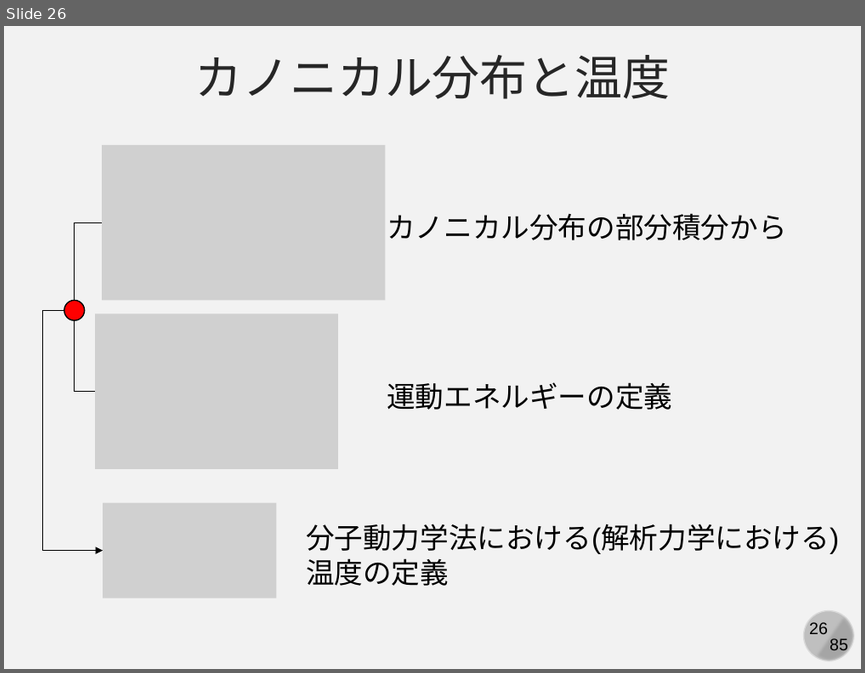
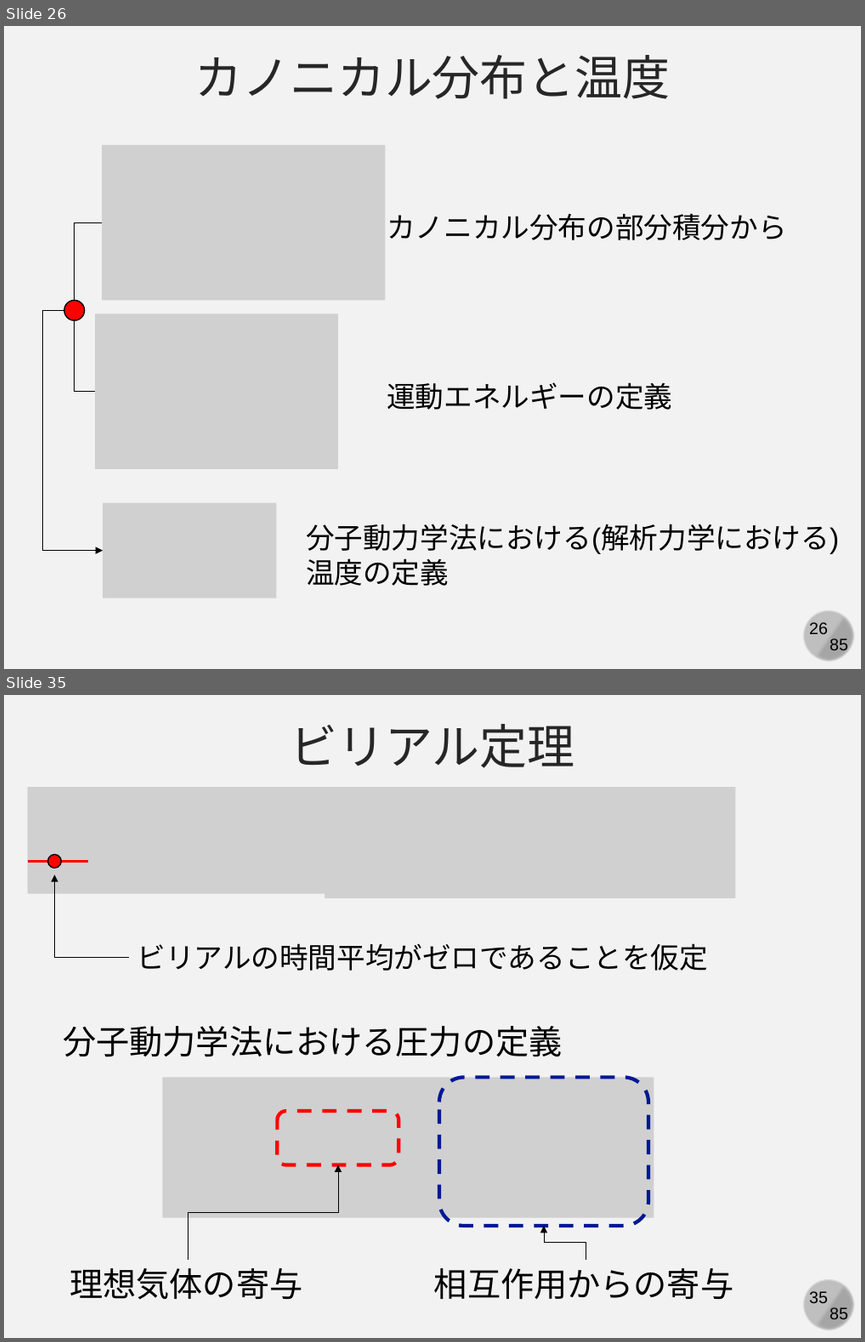
Before and after one commit to kaityo256/simulation_engineering, a slide deck: 06_md_observable/simulation06.pptx. Shown one above the other, each under a label of ours: slide 26 before the commit, slides 26 and 35 after it; the slides between them are not shown. The pictures are 865x673 and 865x1342 pixels, drawn with LibreOffice and Linux fonts; fonts in the diff are those of the drawing; grey boxes stand for pictures. Boxes give left, top, right and bottom in pixels: in the first picture for what was removed or moved away, otherwise in the second. Text is boxed around its words. In the diff, an @@ line names an element or a change of style, - is before the commit and + after.

```diff
--- a/06_md_observable/simulation06.pptx
+++ b/06_md_observable/simulation06.pptx
@@ slide 35 added at <box>4,695,861,1338</box>, background #F2F2F2; not listed: 4 template elements that a slide beside it also shows @@
@@ text added at <box>290,724,574,768</box>, 40 pt, text #262626 @@
+ビリアル定理
@@ picture added at <box>28,787,347,893</box> @@
@@ picture added at <box>324,787,736,898</box> @@
@@ line added from (28, 862) to (88, 862), #FF0000 2.25 pt @@
@@ ellipse added at <box>47,854,62,868</box>, fill #FF0000, outline #000000 1 pt @@
@@ elbow arrow added from (129, 957) to (54, 875), #000000 0.5 pt @@
@@ text added at <box>137,943,708,970</box>, 24 pt, text #000000 @@
+ビリアルの時間平均がゼロであることを仮定
@@ text added at <box>63,1026,562,1057</box>, 28 pt, text #000000 @@
+分子動力学法における圧力の定義
@@ picture added at <box>162,1077,653,1218</box> @@
@@ rounded rectangle added at <box>439,1077,648,1225</box>, outline #011893 3 pt dashed @@
@@ rounded rectangle added at <box>278,1111,399,1164</box>, outline #FF0000 3 pt dashed @@
@@ elbow arrow added from (188, 1259) to (338, 1164), #000000 0.5 pt @@
@@ elbow arrow added from (585, 1259) to (544, 1225), #000000 0.5 pt @@
@@ text added at <box>69,1268,302,1299</box>, 28 pt, text #000000 @@
+理想気体の寄与
@@ text added at <box>434,1268,733,1299</box>, 28 pt, text #000000 @@
+相互作用からの寄与
```
Also in this commit, not shown: 2 slides changed, 10 other slides added.
